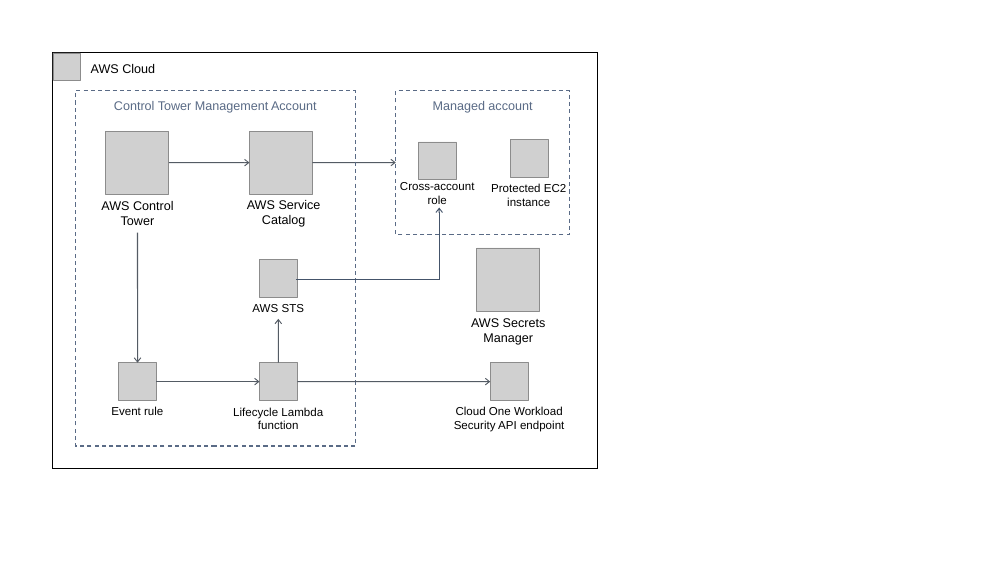
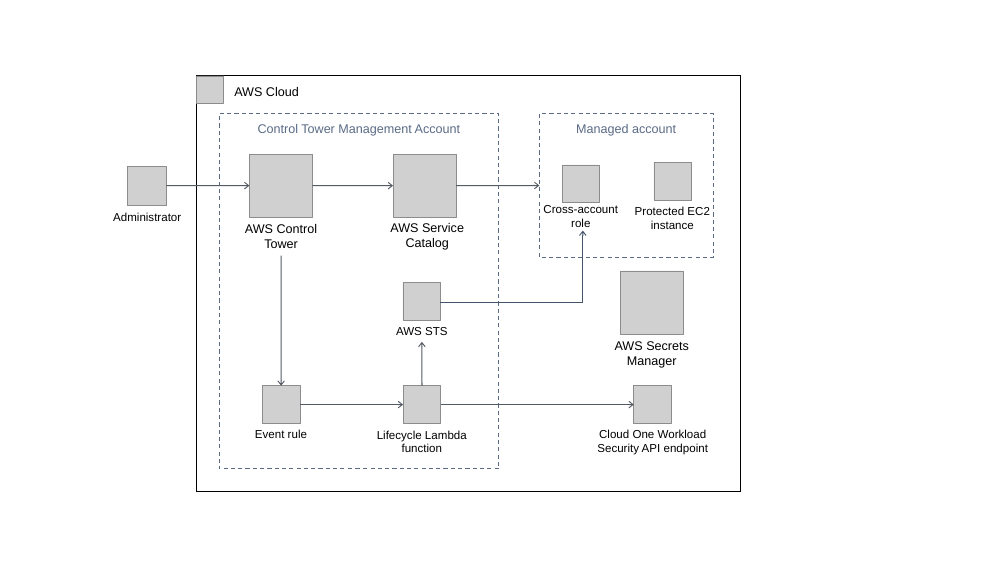
Before and after one commit to ronald-bautista/quickstart-ct-trend-micro-cloud-one-workload-security, a slide deck: slide 1 of docs/images/trend-micro-control-tower-architecture-diagram [DM].pptx. Drawn at 1008x567 pixels with LibreOffice and Linux fonts; fonts in the diff are those of the drawing; grey boxes stand for pictures. Boxes give left, top, right and bottom in pixels: in the first picture for what was removed or moved away, otherwise in the second. Text is boxed around its words. In the diff, an @@ line names an element or a change of style, - is before the commit and + after.

Commit message:
Added administrator to diagram

```diff
--- a/docs/images/trend-micro-control-tower-architecture-diagram [DM].pptx
+++ b/docs/images/trend-micro-control-tower-architecture-diagram [DM].pptx
@@ picture added at box(128, 166, 166, 205) @@
@@ arrow added from (166, 186) to (250, 186), #545B64 1 pt @@
@@ 9 pictures, 5 texts, 5 arrows, 1 rectangle, 1 freeform shape: place and size @@
-9 pictures, 5 texts, 5 arrows, 1 rectangle, 1 freeform shape at box(53, 53, 597, 469)
+9 pictures, 5 texts, 5 arrows, 1 rectangle, 1 freeform shape at box(197, 76, 741, 492)
@@ 4 texts, 2 rectangles, 1 picture, 1 arrow: place and size @@
-4 texts, 2 rectangles, 1 picture, 1 arrow at box(76, 91, 570, 446)
+4 texts, 2 rectangles, 1 picture, 1 arrow at box(219, 113, 713, 469)
@@ text added at box(113, 212, 181, 221), 11 pt, text #000000 @@
+Administrator
```
Also in this commit, not shown: 1 other file.
